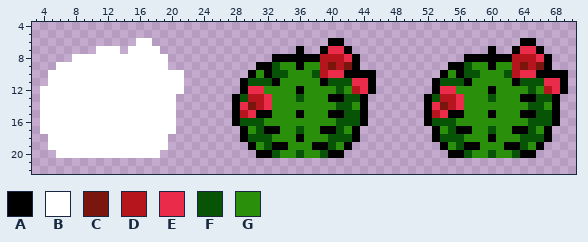
Sprite sheet: sprites/areas/Coast/Props/sprBloomingCactus2Hurt.png. That is the earlier state.
The file is 72x24 pixels. Shown: x 3..70, y 4..22.
Palette (. is transparent): A #000000  B #ffffff  C #7b160e  D #b6151d  E #ea2c4a  F #075406  G #2a900c
Pixels before, first column x 4:
 6 ............BB......................AA......................AA....
 7 .......BBB.BBBB.................A..AEEA.................A..AEEA...
 8 ....BBBBBBBBBBBB.............AAAAAADDDEA.............AAAAAADDDEA..
 9 ..BBBBBBBBBBBBBB...........AAFGGAGGDCDCA...........AAFGGAGGDCDCA..
10 .BBBBBBBBBBBBBBBBB........AGAFFGGGFDEEAAAA........AGAFFGGGFDEEAAAA
11 .BBBBBBBBBBBBBBBBB.......AFFFAGGGGGAFFFEEA.......AFFFAGGGGGAFFFEEA
12 BBBBBBBBBBBBBBBBBB.......AEEGGGGAGGGGFGDEA.......AEEGGGGAGGGGFGDEA
13 BBBBBBBBBBBBBBBBB.......AFDDEGGGFGGGAAFFA.......AFDDEGGGFGGGAAFFA.
14 BBBBBBBBBBBBBBBBB.......AECDEGGGGGGGGFFGA.......AECDEGGGGGGGGFFGA.
15 BBBBBBBBBBBBBBBBB.......ADEAAGGGAGGGAAFFA.......ADEAAGGGAGGGAAFFA.
16 BBBBBBBBBBBBBBBBB.......AFFFGGGGGGGGGFFFA.......AFFFGGGGGGGGGFFFA.
17 BBBBBBBBBBBBBBBBB........AGFAAGGFGGAAFGA.........AGFAAGGFGGAAFGA..
18 .BBBBBBBBBBBBBBB.........AFFFGGGAGGGFFFA.........AFFFGGGAGGGFFFA..
19 .BBBBBBBBBBBBBBB..........AGFAAGGGAAFGA...........AGFAAGGGAAFGA...
20 ..BBBBBBBBBBBBB............AAFGGFGGFAA.............AAFGGFGGFAA....
After:
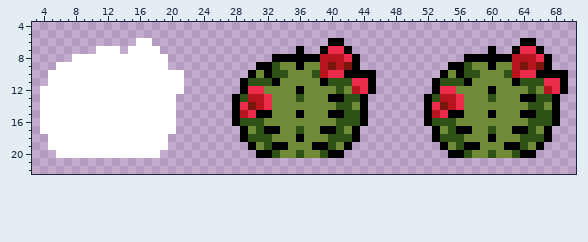
The exact change:
colour F: #075406 -> #2d5214
colour G: #2a900c -> #708b37
Pixel boxes of the changes (left, top, right, bottom) in both pictures:
changed: (240, 62, 360, 158)
changed: (432, 62, 552, 158)
